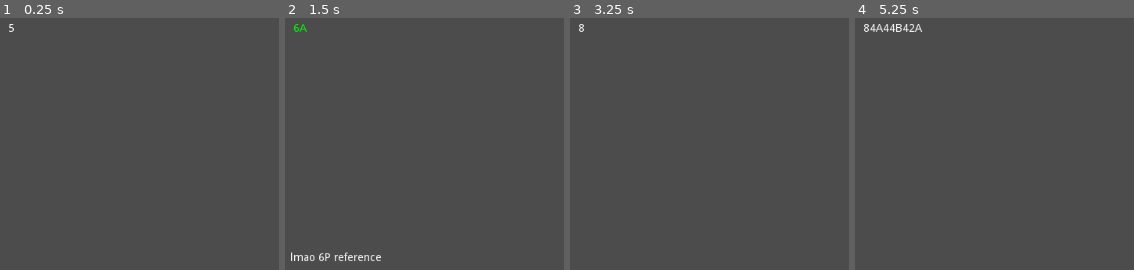
Above: before the commit, frames 1-4 (left to right).
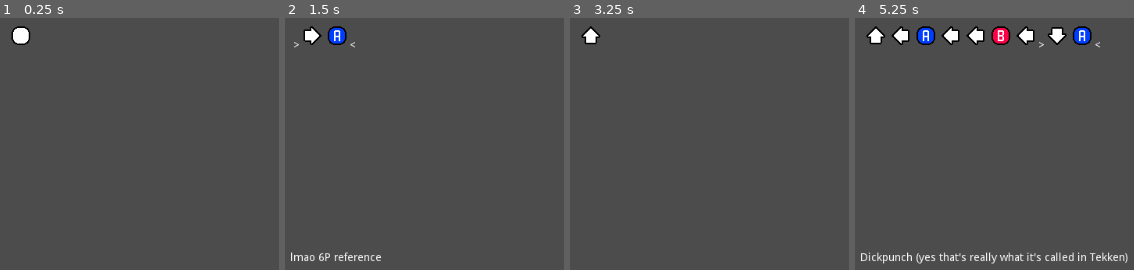
Above: after the commit, the same moments.

Repository: PistolRcks/flfa-project
Game: Godot game, scene res://debug/ComboTester.tscn
Same seed, same stepped clock (60 frames per second), same inputs: the game is played once before the commit and once after it.
Inputs:
- Up to frame 1 (0.25 s): no input
- Up to frame 2 (1.5 s): tap Enter at 0.5 s; hold D (right) 0.53-1.28 s; hold J (attack_a) 0.53-1.28 s; hold S (down) from 1.28 s (still down); tap K (attack_b) at 1.35 s
- Up to frame 3 (3.25 s): tap Space at 2 s; release S (down) at 2.03 s; hold D (right) 2.03-2.78 s; hold J (attack_a) 2.03-2.78 s; hold W (up) from 2.78 s (still down); tap K (attack_b) at 2.85 s
- Up to frame 4 (5.25 s): tap Enter at 3.5, 5 s; release W (up) at 3.53 s; hold J (attack_a) 3.53-4.28 s; hold A (left) 3.53-5.03 s; tap Space at 4.25 s; tap K (attack_b) at 4.35 s; hold S (down) from 5.03 s (still down); hold J (attack_a) from 5.03 s (still down)

The runs differ from the first frame. In frame 1, 0.5% of the frame differs, in the area x 3-11%, y 2-11%; in frame 2, 0.9%; in frame 3, 0.3%; in frame 4, 4.9%, in the area x 2-98%, y 2-98%.

Commit message:
Change input text to icons, also extra inputs

Diff:
--- a/util/ComboController.gd
+++ b/util/ComboController.gd
@@ -11,14 +11,19 @@
 # 1 2 3 DL D DR
 
 # Attacks are A and B (G stands for both A and B). Notation is numpad notation
+# Input combos higher to have more priority
 var combo_list = [
 	["236.?A$", "Fireball"],		# Quartercircle Forward + A (additional char for ease of input)
 	["65?23.?A$", "Dragon Punch"],	# Z motion forward (optional neutral) + A (additional char for ease of input)
+	["G$", "Forward Grab"],
 	["5A$", "Punch"],				# Just A (technically neutral A)
-	["6A$", "lmao 6P reference"]	# Forward + A
+	["6A$", "lmao 6P reference"],	# Forward + A
+	["2A$", "Dickpunch (yes that's really what it's called in Tekken)"],	# Down + A (yes that is actually what it is called)
+	["5656$", "Forward Dash"],		# Doubletap Forward
 ]
 
 var recent_inputs = " "
+var inputs_updated = false
 var combo_performed = ""
 
 onready var input_holder = $InputHolder
@@ -63,6 +68,7 @@
 	if input_to_process != recent_inputs.right(recent_inputs.length()-input_to_process.length()) \
 			and not input_being_held:
 		recent_inputs += input_to_process
+		inputs_updated = true
 
 	# Check if we finished a combo
 	if not input_being_held:
@@ -74,16 +80,32 @@
 				combo_performed = combo[1]
 				input_holder.start(INPUT_HOLD_TIME)
 				# Make text green where the combo landed
-				recent_inputs = recent_inputs.left(result.get_start()) + "[color=#00FF00]" + \
-					recent_inputs.substr(result.get_start(), combo[0].length()) + "[/color]"
+				recent_inputs = recent_inputs.left(result.get_start()) + ">" + \
+					recent_inputs.substr(result.get_start(), combo[0].length()) + "<"
 				emit_signal("combo_performed", combo[1], 1)
 				input_being_held = true
 				break
 
 	# Send data to richtextlabels (temp)
-	get_node("../MarginContainer/VSplitContainer/Inputs").bbcode_text = recent_inputs
+	# Only update when we need to
+	if inputs_updated:
+		get_node("../MarginContainer/VSplitContainer/Inputs").bbcode_text = input_text_to_images(recent_inputs)
+		print("updating")
+		inputs_updated = false
+
 	get_node("../MarginContainer/VSplitContainer/Combos").bbcode_text = combo_performed
 	pass
+
+# Convert input text to input images
+func input_text_to_images(text : String) -> String:
+	var new_string = ""
+	for c in text:
+		# Only acceptable inputs (probably really shitty speed)
+		if c in ["1", "2", "3", "4", "5", "6", "7", "8", "9", "A", "B", "G"]:
+			new_string += "[img]res://res/inputs/input_" + c + ".png[/img]"
+		else:
+			new_string += c
+	return new_string
 
 func _on_InputHolder_timeout():
 	input_being_held = false
Binary file added: res/inputs/input_1.png
Not shown, added: res/inputs/input_1.png.import
Binary file added: res/inputs/input_2.png
Not shown, added: res/inputs/input_2.png.import
Binary file added: res/inputs/input_3.png
Not shown, added: res/inputs/input_3.png.import
Binary file added: res/inputs/input_4.png
Not shown, added: res/inputs/input_4.png.import
Binary file added: res/inputs/input_5.png
Not shown, added: res/inputs/input_5.png.import
Binary file added: res/inputs/input_6.png
Not shown, added: res/inputs/input_6.png.import
(and 12 more such lines)
